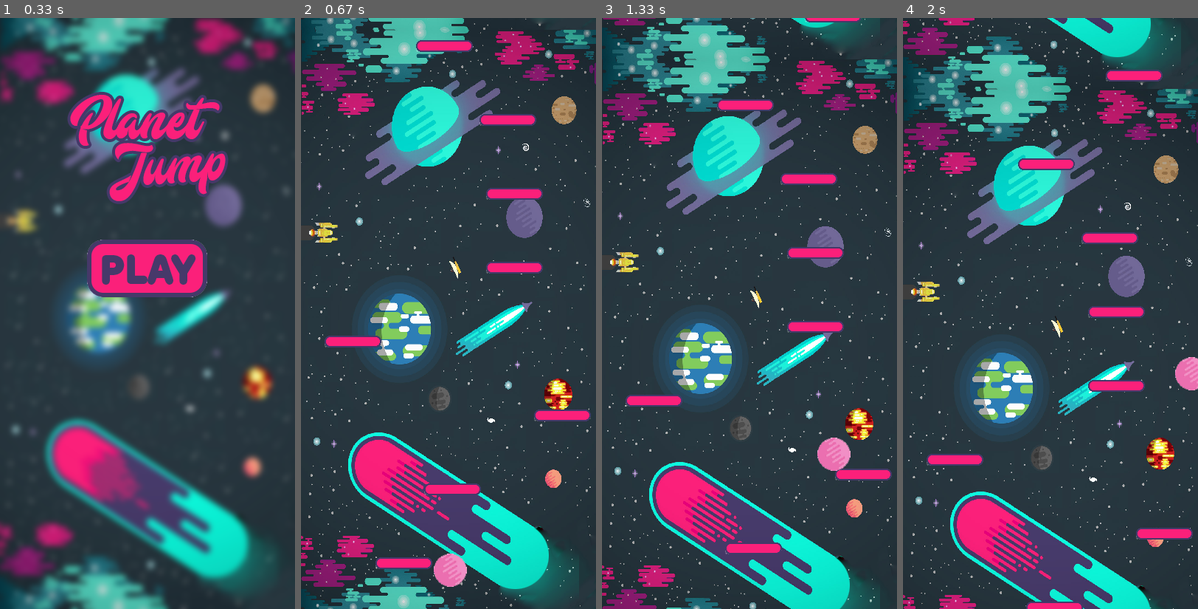
Above: before the commit, frames 1-4 (left to right).
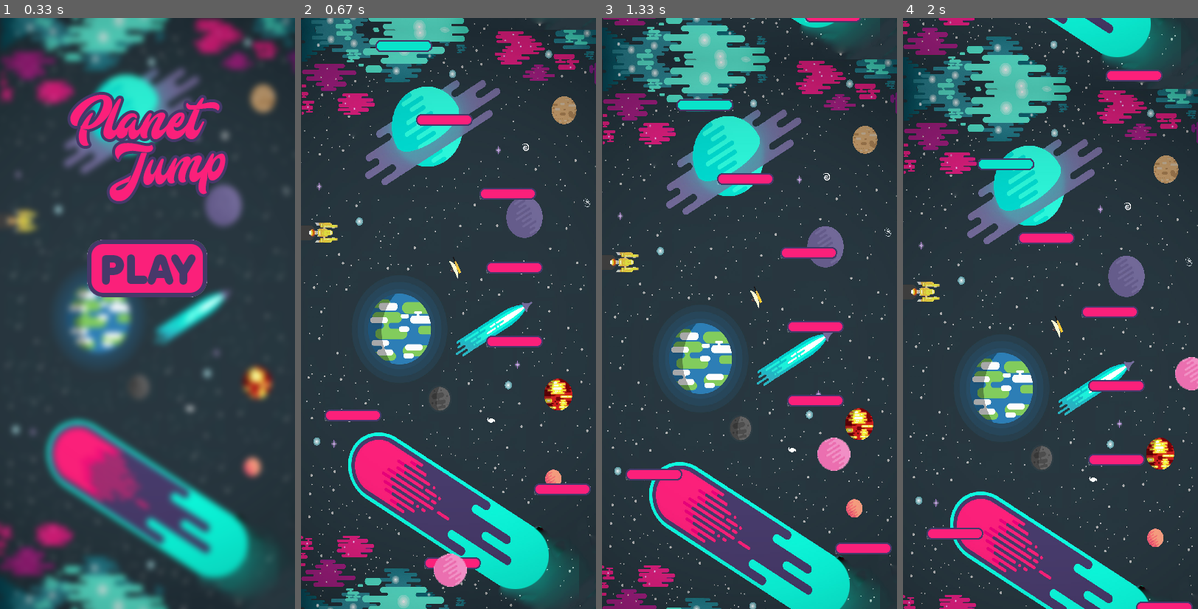
Above: after the commit, the same moments.

Repository: Protocs/pygame-for-kids
Game: pygame game, started from main.py
The game is run twice, just before and just after one commit, with the same random seed, the same clock (stepped at 60 frames per second) and the same inputs.
Inputs (mouse positions are in pixels of both pictures, inside the frame that each line leads up to):
- Up to frame 1 (0.33 s): no input
- Up to frame 2 (0.67 s): click (448, 266) at 0.38 s
- Up to frame 3 (1.33 s): hold Right 0.83-1.3 s; move the mouse to (737, 337) at 0.87 s
- Up to frame 4 (2 s): hold Right 1.33-1.8 s; hold Left from 1.83 s (still down)

Frame 1 is identical in both runs. In frame 2, 4.1% of the frame differs, in the area x 8-99%, y 3-94%; in frame 3, 3.5%; in frame 4, 3.2%.

Commit message:
Макет исчезающей платформы

Diff:
--- /dev/null
+++ b/planetjump/disappearing_platform.py
@@ -0,0 +1,10 @@
+import pygame
+
+from .other import load_image
+from .platform import Platform
+
+
+class DisappearingPlatform(Platform):
+    def __init__(self, game, surface, y):
+        super().__init__(game, surface, y)
+        self.image = load_image("disappearing_platform.png")
--- a/planetjump/game.py
+++ b/planetjump/game.py
@@ -3,6 +3,7 @@
 from .player import Player
 from .platform import Platform
 from .pause_screen import PauseScreen
+from .disappearing_platform import DisappearingPlatform
 
 
 class Game:
@@ -13,7 +14,8 @@
         self.game = True
         self.pause = False
         self.all_sprites = pygame.sprite.Group()
-        self.platforms = [Platform(self, self.surface, y) for y in range(0, 800, 100)]
+        self.platforms = [Platform(self, self.surface, y) for y in range(100, 800, 100)]
+        self.platforms.append(DisappearingPlatform(self, self.surface, 0))
         self.player = Player(self, self.surface)
         self.clock = pygame.time.Clock()
 
